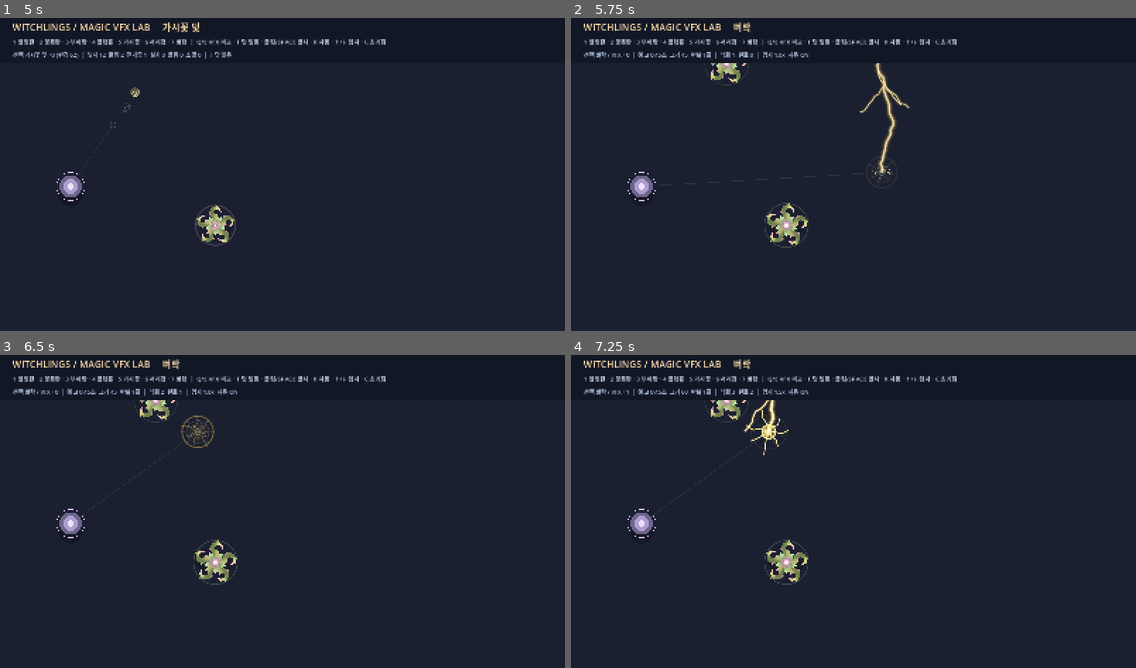
Above: before the commit, frames 1-4 (two rows, left to right).
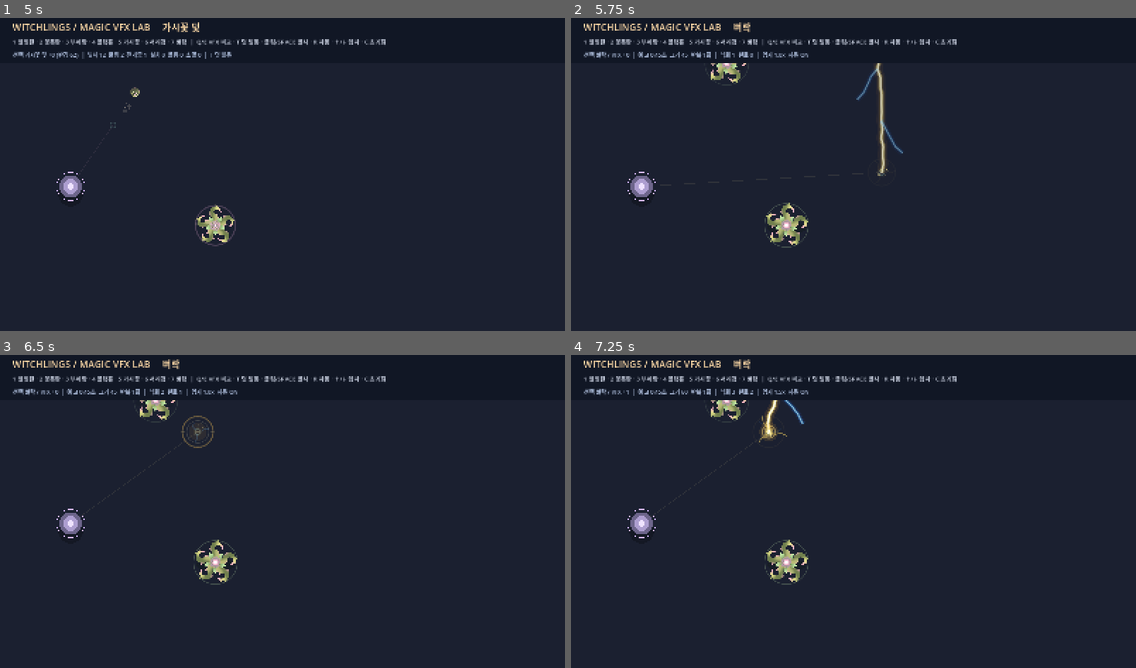
Above: after the commit, the same moments.

Repository: LittleEvasn/Test-Room
Game: Godot game, scene res://scenes/main.tscn
Two runs of this game, one before a commit and one after it. Both use one fixed random seed, a clock stepped at 60 frames per second and the inputs below.
Inputs (mouse positions are in pixels of both pictures, inside the frame that each line leads up to):
- Up to frame 1 (5 s): tap Enter at 0.5 s; move the mouse to (406, 155) at 0.52 s; hold Up 0.53-1.25 s; tap 1 at 0.6 s; click (406, 155) at 0.67 s; tap Space at 0.77, 3.77 s; drag from (169, 187) to (254, 237) at 1.27 s; move the mouse to (339, 102) at 2.02 s; hold Up 2.03-2.75 s; tap 3 at 2.1 s; drag from (254, 237) to (113, 124) at 2.77 s; move the mouse to (452, 221) at 3.52 s; hold Down 3.53-4.25 s; tap 5 at 3.6 s; drag from (113, 124) to (197, 93) at 4.27 s
- Up to frame 2 (5.75 s): move the mouse to (881, 171) at 5.02 s; hold Down from 5.03 s (still down); tap 7 at 5.1 s; click (881, 171) at 5.17 s
- Up to frame 3 (6.5 s): release Down at 5.75 s; drag from (197, 430) to (169, 524) at 5.77 s
- Up to frame 4 (7.25 s): move the mouse to (977, 492) at 6.52 s; hold Up from 6.53 s (still down); tap E at 6.6 s; tap Space at 6.77 s

Frame 1 is identical in both runs. In frame 2, 0.8% of the frame differs, in the area x 50-60%, y 14-52%; in frame 3, 0.1%; in frame 4, 0.5%.

Commit message:
Refine thunder VFX with clear gold main bolt, minimal blue arcs, and clean impact

Diff:
--- a/scripts/thunder_vfx.gd
+++ b/scripts/thunder_vfx.gd
@@ -1,7 +1,8 @@
 extends Node2D
 ## Lightning STRIKE VISUAL ONLY. No hitboxes, damage, freeze, targeting or balance.
-## Reference: GodotLightning (JarLowrey, MIT) for procedural forked strokes;
-## this 4.6 implementation and the timing/impact graphics are independent.
+## Procedural method: GodotLightning (JarLowrey, MIT).
+## Visual hierarchy reference: LeLu 2D Elemental Pack public preview only.
+## No paid assets, code, textures or effects imported.
 ##
 ## Sequence: .45s warning -> bright bolt -> impact flash -> ground electricity.
 ## Preview-only +0..+3 sizes/pulse counts reflect current main-game display data.
@@ -13,10 +14,10 @@
 const STRIKE_TIME := 0.12
 const AFTER_TIME := 0.31
 const REPEAT_GAP := 0.22
-const BOLT_REDRAW_INTERVAL := 0.045
+# One stable silhouette per lightning strike; no chaotic frame rerolls.
 const RADII := [45.0, 60.0, 75.0, 90.0]
 const PULSES := [1, 1, 2, 3]
-const MAX_PARTICLES := 100
+const MAX_PARTICLES := 42
 
 var rank: int = 0
 var density: float = 1.0
@@ -25,13 +26,11 @@
 var phase_time: float = 0.0
 var elapsed: float = 0.0
 var pulse_index: int = 0
-var bolt_redraw_time: float = 0.0
 var rng := RandomNumberGenerator.new()
 var main_path: PackedVector2Array = PackedVector2Array()
 var forks: Array[PackedVector2Array] = []
 var particles: Array[Dictionary] = []
 var ground_arcs: Array[PackedVector2Array] = []
-var ground_directions: PackedFloat32Array = PackedFloat32Array()
 
 func configure(landing_point: Vector2, particle_scale: float, preview_rank: int) -> void:
     global_position = landing_point
@@ -42,7 +41,6 @@
     phase_time = 0.0
     elapsed = 0.0
     pulse_index = 0
-    bolt_redraw_time = 0.0
     rng.randomize()
     main_path.clear()
     forks.clear()
@@ -60,10 +58,6 @@
             if phase_time >= WARNING_TIME:
                 _begin_strike()
         "STRIKE":
-            bolt_redraw_time += dt
-            if bolt_redraw_time >= BOLT_REDRAW_INTERVAL:
-                bolt_redraw_time -= BOLT_REDRAW_INTERVAL
-                _build_bolt()
             if phase_time >= STRIKE_TIME:
                 phase = "AFTER"
                 phase_time = 0.0
@@ -85,7 +79,6 @@
     pulse_index += 1
     phase = "STRIKE"
     phase_time = 0.0
-    bolt_redraw_time = 0.0
     _build_bolt()
     _spawn_impact_particles()
     _make_ground_arcs()
@@ -115,33 +108,33 @@
 func _build_bolt() -> void:
     # Position is LOCAL to the eventual impact at (0, 0).
     # For a top-down test, a 390px projected lightning shaft reads as overhead.
-    var source: Vector2 = Vector2(rng.randf_range(-45.0, 45.0), -390.0)
-    main_path = _make_jagged_line(source, Vector2.ZERO, 5, 50.0)
+    # 16 clear segments, a narrower central shaft, two limited side arcs.
+    var source: Vector2 = Vector2(rng.randf_range(-17.0, 17.0), -390.0)
+    main_path = _make_jagged_line(source, Vector2.ZERO, 4, 31.0)
     forks.clear()
-    var fork_count: int = clampi(int(round(2.0 + density)), 2, 5)
-    for fork_index in range(fork_count):
-        var junction_index: int = rng.randi_range(7, main_path.size() - 7)
+    for fork_index in range(2):
+        var junction_index: int = (4 if fork_index == 0 else 10) + rng.randi_range(-1, 1)
         var source_point: Vector2 = main_path[junction_index]
-        var fork_direction: float = -1.0 if rng.randf() < 0.5 else 1.0
+        var sideways: float = -1.0 if fork_index == 0 else 1.0
         var target: Vector2 = source_point + Vector2(
-            fork_direction * rng.randf_range(28.0, 85.0),
-            rng.randf_range(37.0, 105.0))
-        forks.append(_make_jagged_line(source_point, target, 3, 15.0))
+            sideways * rng.randf_range(50.0, 98.0),
+            rng.randf_range(65.0, 110.0))
+        forks.append(_make_jagged_line(source_point, target, 2, 13.0))
 
 func _spawn_impact_particles() -> void:
     if density <= 0.0:
         return
-    var count: int = mini(MAX_PARTICLES, int(round(14.0 * density)))
+    var count: int = mini(MAX_PARTICLES, int(round(6.0 * density)))
     for i in range(count):
         var angle: float = rng.randf_range(0.0, TAU)
-        var speed: float = rng.randf_range(55.0, 185.0)
+        var speed: float = rng.randf_range(50.0, 132.0)
         var direction: Vector2 = Vector2.RIGHT.rotated(angle)
         particles.append({
             "pos": direction * rng.randf_range(2.0, 12.0),
             "vel": direction * speed + Vector2(0.0, -rng.randf_range(3.0, 30.0)),
             "age": 0.0,
-            "life": rng.randf_range(0.19, 0.42),
-            "size": rng.randf_range(1.4, 3.6)
+            "life": rng.randf_range(0.16, 0.33),
+            "size": rng.randf_range(1.5, 3.2)
         })
 
 func _update_particles(dt: float) -> void:
@@ -158,13 +151,12 @@
 
 func _make_ground_arcs() -> void:
     ground_arcs.clear()
-    ground_directions.clear()
-    for i in range(7):
-        var angle: float = (float(i) / 7.0) * TAU + rng.randf_range(-0.18, 0.18)
-        ground_directions.append(angle)
+    # Only three short near-ground discharges. The central flare carries impact.
+    for i in range(3):
+        var angle: float = (float(i) / 3.0) * TAU + rng.randf_range(-0.3, 0.3)
         var radial: Vector2 = Vector2.RIGHT.rotated(angle)
         var tangent: Vector2 = radial.orthogonal()
-        var tip_distance: float = radius * rng.randf_range(0.7, 1.15)
+        var tip_distance: float = radius * rng.randf_range(0.60, 0.92)
         ground_arcs.append(PackedVector2Array([
             radial * 8.0,
             radial * (tip_distance * 0.33) + tangent * rng.randf_range(-5.0, 5.0),
@@ -195,8 +187,8 @@
     draw_arc(Vector2.ZERO, radius * 0.70, 0.0, TAU, 56,
         Color(1.0, 0.97, 0.77, 0.15 + 0.17 * t), 1.2, true)
     # Telegraph radial marks and a clear impact center, not a damage circle.
-    for i in range(8):
-        var a: float = float(i) * TAU / 8.0 + elapsed * 0.45
+    for i in range(4):
+        var a: float = float(i) * TAU / 4.0 + elapsed * 0.45
         var ray: Vector2 = Vector2.RIGHT.rotated(a)
         draw_line(ray * radius * 0.85, ray * radius * 1.01,
             Color(1.0, 0.9, 0.58, transparency * 0.65), 2.0, true)
@@ -211,58 +203,55 @@
     draw_arc(Vector2.ZERO, radius * 0.80, 0.0, TAU, 48,
         Color(1.0, 0.84, 0.38, 0.21 + t * 0.27), 1.8, true)
 
-func _draw_bolt_layer(points: PackedVector2Array,
-        outer_alpha: float, outer_width: float, middle_width: float, core_width: float) -> void:
+func _draw_gold_bolt(points: PackedVector2Array, strength: float) -> void:
     if points.size() < 2:
         return
-    draw_polyline(points, Color(1.0, 0.64, 0.19, outer_alpha * 0.18),
-        outer_width * 1.7, true)
-    draw_polyline(points, Color(1.0, 0.81, 0.31, outer_alpha * 0.45),
-        outer_width, true)
-    draw_polyline(points, Color(1.0, 0.96, 0.67, outer_alpha * 0.88),
-        middle_width, true)
-    draw_polyline(points, Color(1.0, 1.0, 0.97, outer_alpha),
-        core_width, true)
+    # One dominant shaft: warm aura, gold corona, bright cream-white core.
+    draw_polyline(points, Color(1.0, 0.64, 0.19, 0.11 * strength), 26.0, true)
+    draw_polyline(points, Color(1.0, 0.81, 0.30, 0.29 * strength), 14.0, true)
+    draw_polyline(points, Color(1.0, 0.95, 0.63, 0.83 * strength), 7.1, true)
+    draw_polyline(points, Color(1.0, 1.0, 0.94, 0.98 * strength), 3.0, true)
+
+func _draw_blue_arc(points: PackedVector2Array, strength: float) -> void:
+    if points.size() < 2:
+        return
+    # Cool accents follow the main bolt without competing for focus.
+    draw_polyline(points, Color(0.15, 0.37, 1.0, 0.11 * strength), 15.0, true)
+    draw_polyline(points, Color(0.23, 0.66, 1.0, 0.45 * strength), 6.8, true)
+    draw_polyline(points, Color(0.75, 0.94, 1.0, 0.76 * strength), 2.2, true)
 
 func _draw_strike() -> void:
-    var intensity: float = 1.0 - 0.48 * clampf(phase_time / STRIKE_TIME, 0.0, 1.0)
-    _draw_bolt_layer(main_path, intensity, 11.0, 5.4, 2.1)
+    var t: float = clampf(phase_time / STRIKE_TIME, 0.0, 1.0)
+    var intensity: float = 1.0 - smoothstep(0.10, 1.0, t) * 0.52
+    _draw_gold_bolt(main_path, intensity)
     for fork in forks:
-        _draw_bolt_layer(fork, intensity * 0.82, 5.4, 2.3, 1.0)
+        _draw_blue_arc(fork, intensity * 0.85)
 
 func _draw_impact() -> void:
     var t: float = clampf(phase_time / STRIKE_TIME, 0.0, 1.0)
     var fade: float = 1.0 - smoothstep(0.0, 1.0, t)
-    draw_circle(Vector2.ZERO, radius * (0.35 + t * 0.37),
-        Color(1.0, 0.95, 0.55, fade * 0.22))
-    draw_circle(Vector2.ZERO, radius * (0.14 + t * 0.11),
-        Color(1.0, 1.0, 0.91, fade * 0.75))
-    draw_arc(Vector2.ZERO, radius * (0.32 + 0.78 * t), 0.0, TAU, 64,
-        Color(1.0, 0.95, 0.64, fade * 0.91), 3.4, true)
-    draw_arc(Vector2.ZERO, radius * (0.24 + 0.50 * t), 0.0, TAU, 64,
-        Color(1.0, 0.76, 0.29, fade * 0.52), 2.1, true)
+    draw_circle(Vector2.ZERO, radius * (0.45 + t * 0.38),
+        Color(1.0, 0.72, 0.26, fade * 0.12))
+    draw_circle(Vector2.ZERO, radius * (0.22 + t * 0.11),
+        Color(1.0, 0.90, 0.49, fade * 0.39))
+    draw_circle(Vector2.ZERO, radius * (0.09 + t * 0.04),
+        Color(1.0, 1.0, 0.92, fade * 0.97))
+    draw_arc(Vector2.ZERO, radius * (0.30 + 0.66 * t), 0.0, TAU, 56,
+        Color(1.0, 0.85, 0.43, fade * 0.45), 2.6, true)
     for branch in ground_arcs:
-        draw_polyline(branch, Color(1.0, 0.89, 0.43, fade * 0.83), 2.2, true)
-        draw_polyline(branch, Color(1.0, 1.0, 0.9, fade * 0.52), 0.9, true)
+        draw_polyline(branch, Color(1.0, 0.86, 0.39, fade * 0.47), 1.8, true)
 
 func _draw_residual() -> void:
     var t: float = clampf(phase_time / AFTER_TIME, 0.0, 1.0)
-    var fade: float = pow(1.0 - t, 1.8)
-    var ring_radius: float = radius * (0.92 + t * 0.40)
-    draw_arc(Vector2.ZERO, ring_radius, 0.0, TAU, 64,
-        Color(1.0, 0.88, 0.38, 0.23 * fade), 2.2, true)
-    draw_circle(Vector2.ZERO, radius * 0.19,
-        Color(1.0, 0.9, 0.53, 0.15 * fade))
+    var fade: float = pow(1.0 - t, 2.0)
+    draw_circle(Vector2.ZERO, radius * (0.24 + 0.15 * t),
+        Color(1.0, 0.81, 0.37, fade * 0.10))
+    draw_arc(Vector2.ZERO, radius * (0.90 + t * 0.18), 0.0, TAU, 56,
+        Color(1.0, 0.84, 0.44, fade * 0.17), 1.9, true)
     for i in range(ground_arcs.size()):
-        if (i + pulse_index) % 3 == 1 and t >= 0.36:
+        if i == 1 and t > 0.42:
             continue
-        draw_polyline(ground_arcs[i], Color(1.0, 0.8, 0.32, 0.42 * fade), 1.6, true)
-    for i in range(5):
-        var a: float = float(i) * TAU / 5.0 + 0.24
-        var ray: Vector2 = Vector2.RIGHT.rotated(a)
-        var distance: float = radius * (0.16 + 0.63 * t)
-        draw_line(ray * distance, ray * (distance + 6.0),
-            Color(1.0, 0.94, 0.63, 0.43 * fade), 1.4, true)
+        draw_polyline(ground_arcs[i], Color(0.37, 0.71, 1.0, 0.33 * fade), 1.7, true)
 
 func _draw_particles() -> void:
     for spark in particles:
